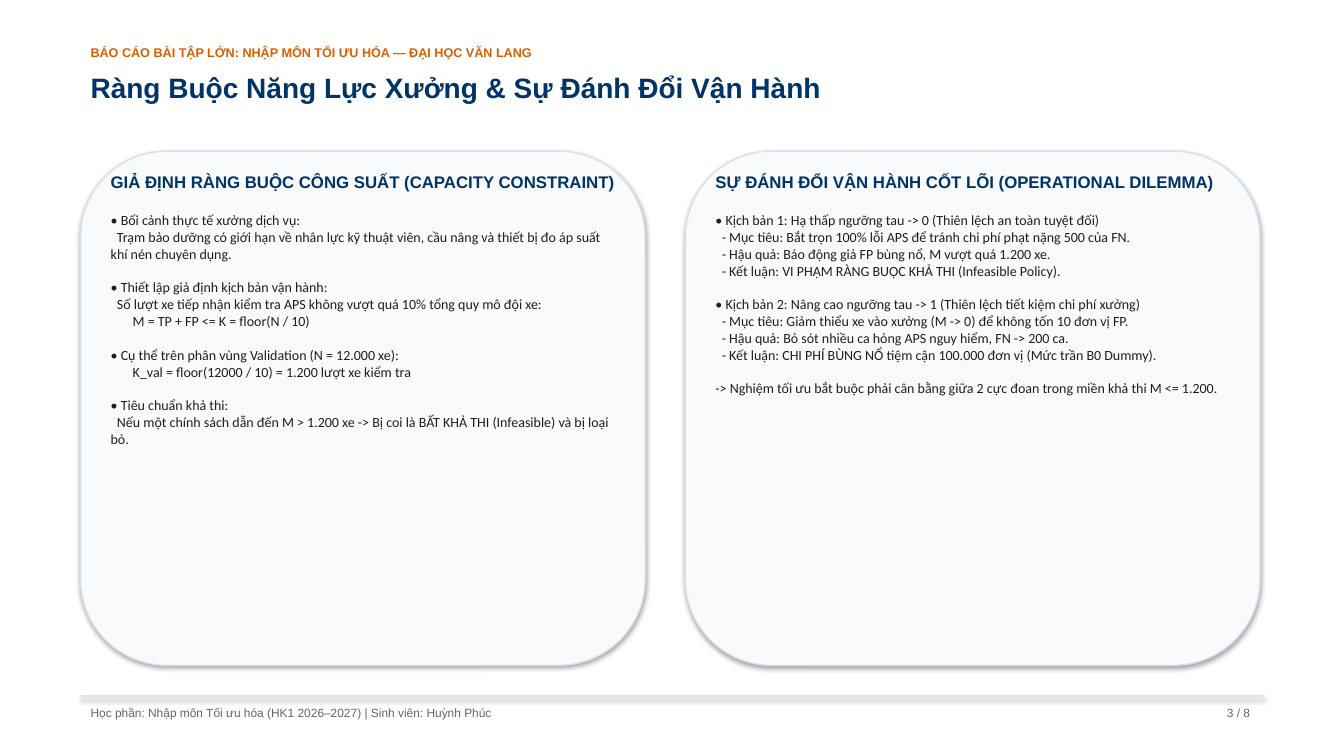
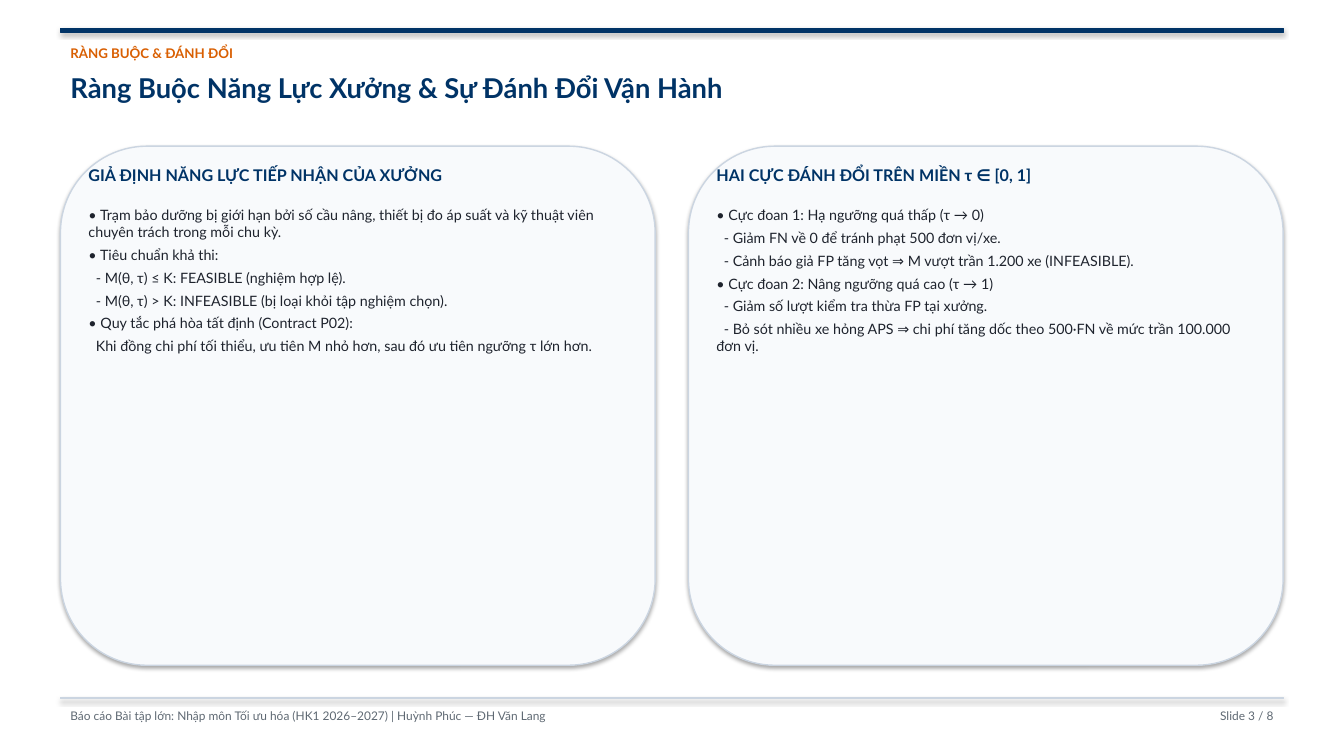
Before and after one commit to PhucHuynh16/Predictive-maintenance-cost-optimization, a slide deck: slide 3 of slides/SLIDES_THUYET_TRINH_SCANIA_APS.pptx. Drawn at 1344x756 pixels with LibreOffice and Linux fonts; fonts in the diff are those of the drawing. Boxes give left, top, right and bottom in pixels: in the first picture for what was removed or moved away, otherwise in the second. Text is boxed around its words. In the diff, an @@ line names an element or a change of style, - is before the commit and + after.

Commit message:
docs(acceptance): finalize compliance audit, dynamic demo validation, report/slides typography, and acceptance report

```diff
--- a/slides/SLIDES_THUYET_TRINH_SCANIA_APS.pptx
+++ b/slides/SLIDES_THUYET_TRINH_SCANIA_APS.pptx
@@ rectangle added at (60, 28, 1284, 32), fill #003366, outline #003366 0.75 pt @@
@@ text at (70, 46, 233, 61): text changed; size 9 to 9.5 pt; font Arial to Lato @@
-BÁO CÁO BÀI TẬP LỚN: NHẬP MÔN TỐI ƯU HÓA — ĐẠI HỌC VĂN LANG
+RÀNG BUỘC & ĐÁNH ĐỔI
@@ text "Ràng Buộc Năng Lực Xưởng ...": place and size @@
-text "Ràng Buộc Năng Lực Xưởng ..." at (91, 76, 820, 103)
+text "Ràng Buộc Năng Lực Xưởng ..." at (70, 75, 722, 103)
@@ text "Ràng Buộc Năng Lực Xưởng ..." at (70, 75, 722, 103): size 20 to 19.5 pt, font Arial to Lato @@
@@ rounded rectangle: place and size @@
-rounded rectangle at (81, 151, 645, 665)
+rounded rectangle at (60, 146, 655, 665)
@@ rounded rectangle at (60, 146, 655, 665): outline #DAE1E9 1 pt to #CBD5E1 1 pt @@
@@ rounded rectangle at (689, 146, 1284, 665): outline #DAE1E9 1 pt to #CBD5E1 1 pt @@
@@ rounded rectangle: place and size @@
-rounded rectangle at (686, 151, 1260, 665)
+rounded rectangle at (689, 146, 1284, 665)
@@ text at (88, 166, 443, 184): text changed; size 12 to 11.5 pt; font Arial to Lato @@
-GIẢ ĐỊNH RÀNG BUỘC CÔNG SUẤT (CAPACITY CONSTRAINT)
+GIẢ ĐỊNH NĂNG LỰC TIẾP NHẬN CỦA XƯỞNG
@@ text at (716, 166, 1031, 184): text changed; size 12 to 11.5 pt; font Arial to Lato @@
-SỰ ĐÁNH ĐỔI VẬN HÀNH CỐT LÕI (OPERATIONAL DILEMMA)
+HAI CỰC ĐÁNH ĐỔI TRÊN MIỀN τ ∈ [0, 1]
@@ text at (88, 208, 593, 354): text changed; size 10 to 10.2 pt; font Calibri to Lato; text colour #1E1E1E to #1E232D @@
-• Bối cảnh thực tế xưởng dịch vụ:
-Trạm bảo dưỡng có giới hạn về nhân lực kỹ thuật viên, cầu nâng và thiết bị đo áp suất khí nén chuyên dụng.
-• Thiết lập giả định kịch bản vận hành:
-Số lượt xe tiếp nhận kiểm tra APS không vượt quá 10% tổng quy mô đội xe:
-M = TP + FP <= K = floor(N / 10)
-• Cụ thể trên phân vùng Validation (N = 12.000 xe):
-K_val = floor(12000 / 10) = 1.200 lượt xe kiểm tra
-• Tiêu chuẩn khả thi:
-Nếu một chính sách dẫn đến M > 1.200 xe -> Bị coi là BẤT KHẢ THI (Infeasible) và bị loại bỏ.
+• Trạm bảo dưỡng bị giới hạn bởi số cầu nâng, thiết bị đo áp suất và kỹ thuật viên chuyên trách trong mỗi chu kỳ.
+• Tiêu chuẩn khả thi:
+- M(θ, τ) ≤ K: FEASIBLE (nghiệm hợp lệ).
+- M(θ, τ) > K: INFEASIBLE (bị loại khỏi tập nghiệm chọn).
+• Quy tắc phá hòa tất định (Contract P02):
+Khi đồng chi phí tối thiểu, ưu tiên M nhỏ hơn, sau đó ưu tiên ngưỡng τ lớn hơn.
@@ text at (716, 208, 1230, 354): text changed; size 10 to 10.2 pt; font Calibri to Lato; text colour #1E1E1E to #1E232D @@
-• Kịch bản 1: Hạ thấp ngưỡng tau -> 0 (Thiên lệch an toàn tuyệt đối)
-- Mục tiêu: Bắt trọn 100% lỗi APS để tránh chi phí phạt nặng 500 của FN.
-- Hậu quả: Báo động giả FP bùng nổ, M vượt quá 1.200 xe.
-- Kết luận: VI PHẠM RÀNG BUỘC KHẢ THI (Infeasible Policy).
-• Kịch bản 2: Nâng cao ngưỡng tau -> 1 (Thiên lệch tiết kiệm chi phí xưởng)
-- Mục tiêu: Giảm thiểu xe vào xưởng (M -> 0) để không tốn 10 đơn vị FP.
-- Hậu quả: Bỏ sót nhiều ca hỏng APS nguy hiểm, FN -> 200 ca.
-- Kết luận: CHI PHÍ BÙNG NỔ tiệm cận 100.000 đơn vị (Mức trần B0 Dummy).
--> Nghiệm tối ưu bắt buộc phải cân bằng giữa 2 cực đoan trong miền khả thi M <= 1.200.
+• Cực đoan 1: Hạ ngưỡng quá thấp (τ → 0)
+- Giảm FN về 0 để tránh phạt 500 đơn vị/xe.
+- Cảnh báo giả FP tăng vọt ⇒ M vượt trần 1.200 xe (INFEASIBLE).
+• Cực đoan 2: Nâng ngưỡng quá cao (τ → 1)
+- Giảm số lượt kiểm tra thừa FP tại xưởng.
+- Bỏ sót nhiều xe hỏng APS ⇒ chi phí tăng dốc theo 500·FN về mức trần 100.000 đơn vị.
@@ rectangle: place and size @@
-rectangle at (81, 696, 1263, 698)
+rectangle at (60, 698, 1284, 699)
@@ rectangle at (60, 698, 1284, 699): fill #E6E6E6 to #CBD5E1; outline #E6E6E6 0.75 pt to #CBD5E1 0.75 pt @@
@@ text at (70, 710, 546, 722): text changed; font Arial to Lato; text colour #646464 to #5F6973 @@
-Học phần: Nhập môn Tối ưu hóa (HK1 2026–2027) | Sinh viên: Huỳnh Phúc
+Báo cáo Bài tập lớn: Nhập môn Tối ưu hóa (HK1 2026–2027) | Huỳnh Phúc — ĐH Văn Lang
@@ text at (1220, 711, 1274, 720): text changed; font Arial to Lato; text colour #646464 to #5F6973 @@
-3 / 8
+Slide 3 / 8
```
Also in this commit, not shown: 4 other slides changed, 3 slides added, 3 slides removed, 14 other files.
